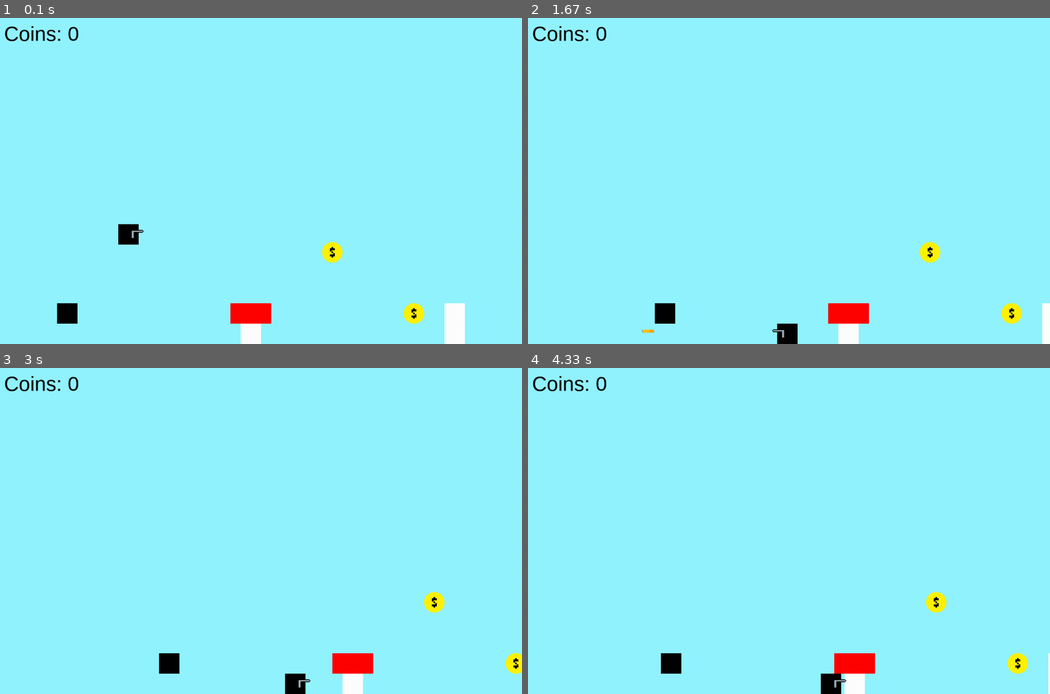
Above: before the commit, frames 1-4 (two rows, left to right).
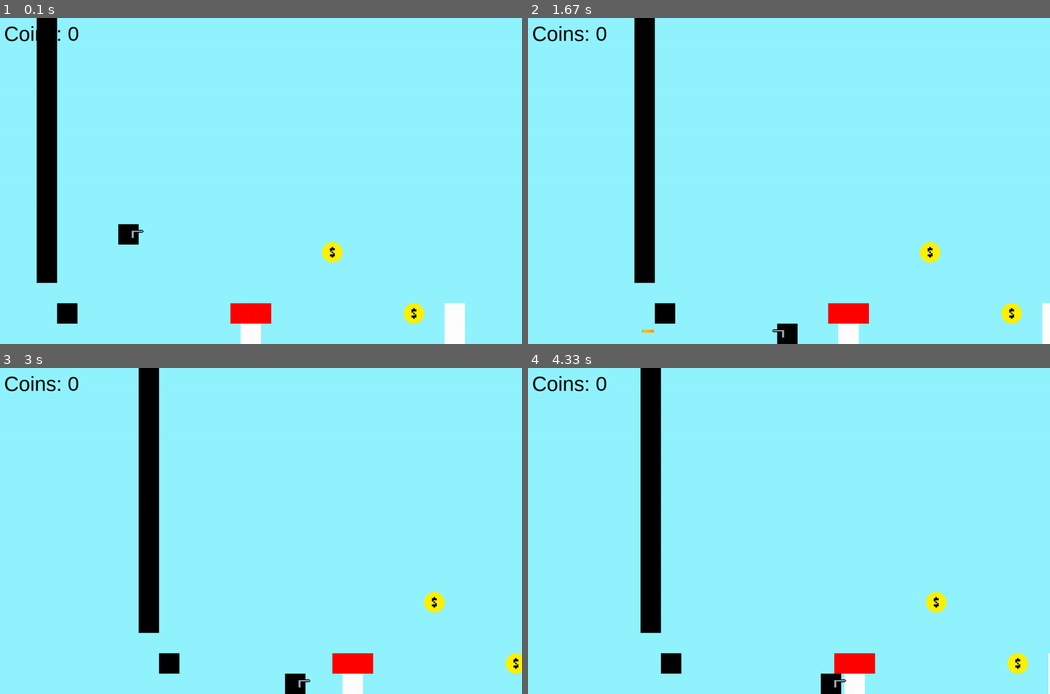
Above: after the commit, the same moments.

Repository: Jobjob321/Pygame-Platformer
Game: pygame game, started from main.py
Same seed, same stepped clock (60 frames per second), same inputs: the game is played once before the commit and once after it.
Inputs (mouse positions are in pixels of both pictures, inside the frame that each line leads up to):
- Up to frame 1 (0.1 s): no input
- Up to frame 2 (1.67 s): hold D 0.33-0.8 s; move the mouse to (768, 194) at 0.37 s; hold D 0.83-1.3 s; move the mouse to (956, 171) at 0.87 s; tap F at 0.9, 1.2, 1.4 s; hold A from 1.33 s (still down); move the mouse to (789, 203) at 1.37 s
- Up to frame 3 (3 s): tap F at 1.7, 1.97, 2.27, 2.4, 2.7 s; release A at 1.87 s; hold A 1.9-2.3 s; move the mouse to (135, 534) at 1.93 s; hold D 2.33-2.97 s; move the mouse to (313, 602) at 2.37 s
- Up to frame 4 (4.33 s): hold A 3-3.47 s; move the mouse to (627, 605) at 3.03 s; tap F at 3.07, 3.37, 3.57, 3.87, 4.07 s; hold D 3.5-3.97 s; move the mouse to (867, 416) at 3.53 s; hold D from 4 s (still down); move the mouse to (982, 645) at 4.03 s

The runs differ from the first frame. In frame 1, 3.2% of the frame differs, in the area x 7-11%, y 0-82%; in frame 2, 3.3%, in the area x 20-25%, y 0-82%; in frame 3, 3.3%; in frame 4, 3.3%.

Commit message:
Added cube

Diff:
--- a/main.py
+++ b/main.py
@@ -40,7 +40,8 @@
     Object(500, 750, 50, 50, (255,255,255)),
     Object(475, 700, 100, 50, (255,0,0)),
     Object(1000,700,50,100, (255,255,255)),
-    Object(1500, 700, 100, 50, (0,0,0))
+    Object(1500, 700, 100, 50, (0,0,0)),
+    Object(0,0, 50, 650, (0,0, 0))
 ]
 
 
@@ -160,8 +161,6 @@
             bullet.y += bullet.velocity_y * dt * 150
 
 
-
-
     cointext = FONT.render("Coins: " + str(coinamount), 1, (0,0,0))
     screen.blit(cointext, (10, 10))
 
